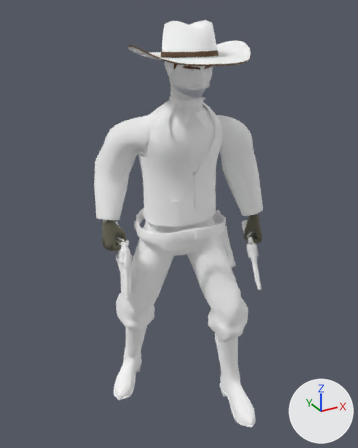
The glTF model public/experiments/out-west/3d/native-v2/baked/outlaw-5.pair.glb, before and after one commit.
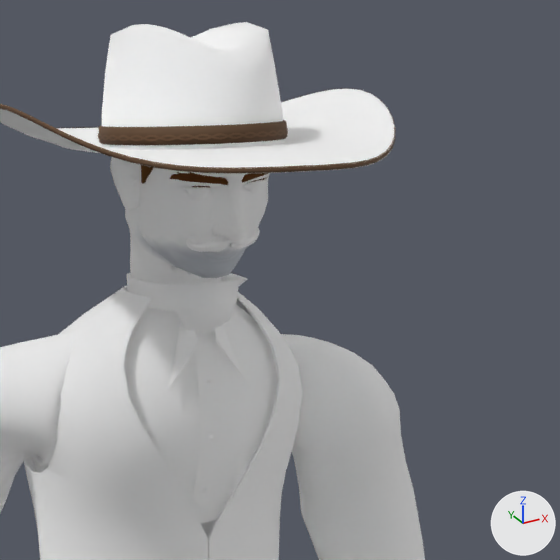
Each version is shown whole from a 50 mm lens placed at (-0.974, -1.692, 1.821), pointed at (0.002, 0.083, 0.934), then close up on the part from 37% to 84% of the width and 3% to 41% of the height. The axes (+X, +Y, +Z) are drawn at lower right. The lights are the same throughout. The first two pictures are the older version. Where no turn or scale is listed for an object, it has been applied to the vertices.

The first close-up shows 'Bound brim edge', 'Braided cord', 'Felt crown', 'Fitted hatband', 'native.skin-part.86.2', 'native.skin-part.86.3' and 1 more.
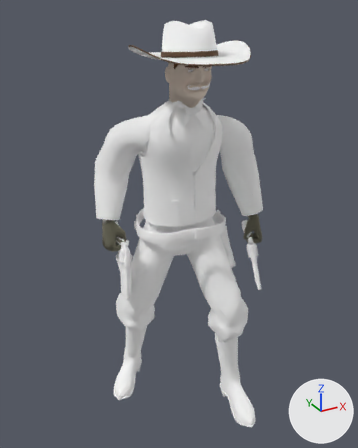
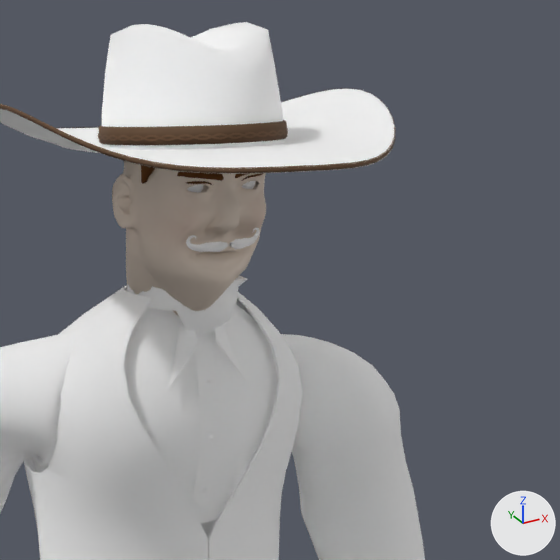
Pixel boxes (x1, y1, x2, y2) of what changed, in the close-ups (560 x 560 px):
'native.skin-part.91.1', added
    after: (112, 161, 266, 316)
'native.skin-part.86.2', no longer drawn
    before: (110, 157, 270, 284)
'native.skin-part.91.0', added
    after: (123, 160, 263, 193)

Edits to the bpy script that builds the scene:
```text
Add mat_field_worn_skin:
    mat_field_worn_skin = bpy.data.materials.new('Field-worn skin')
    # nodes: BsdfPrincipled, Mix, OutputMaterial, VertexColor
    # colours: pale yellow #efdece, mixed with the vertex colours
Add me_skin_part_2_part_1:
    me_skin_part_2_part_1.from_pydata(...)  # 4297 vertices, 8540 faces; spans x -0.115..0.061, y -0.138..0.08, z 1.42..1.734
    me_skin_part_2_part_1.materials.append(mat_field_worn_skin)
Add me_skin_part_2_part_0:
    me_skin_part_2_part_0.from_pydata(...)  # 1755 vertices, 3274 faces; spans x -0.327..0.377, y -0.148..0.23, z 0.81..1.744
    me_skin_part_2_part_0.materials.append(mat_character)
Change ob_native_skin_part_86_2:
    ob_native_skin_part_86_2.rotation_euler: (-1.571, 0.0, 0.0) -> (0.0, 0.0, 0.0)  # degrees (-90, 0, 0) -> degrees (0, 0, 0)
    ob_native_skin_part_86_2.scale: (0.988, 0.988, 0.988) -> (1.0, 1.0, 1.0)
    ob_native_skin_part_86_2: bpy.data.objects.new('native.skin-part.86.2', me_skin_part_2) -> bpy.data.objects.new('native.skin-part.86.2', None)
    add ob_native_skin_part_86_2.parent = ob_character_001
    ob_native_skin_part_86_2.location: (0.0, 0.0, 0.00353) -> (0.0, 0.0, 0.0)
Add ob_native_skin_part_91_1:
    ob_native_skin_part_91_1 = bpy.data.objects.new('native.skin-part.91.1', me_skin_part_2_part_1)
    ob_native_skin_part_91_1.location = (0.0, 0.0, 0.004)
Add ob_native_skin_part_91_0:
    ob_native_skin_part_91_0 = bpy.data.objects.new('native.skin-part.91.0', me_skin_part_2_part_0)
    ob_native_skin_part_91_0.location = (0.0, 0.0, 0.004)
```
